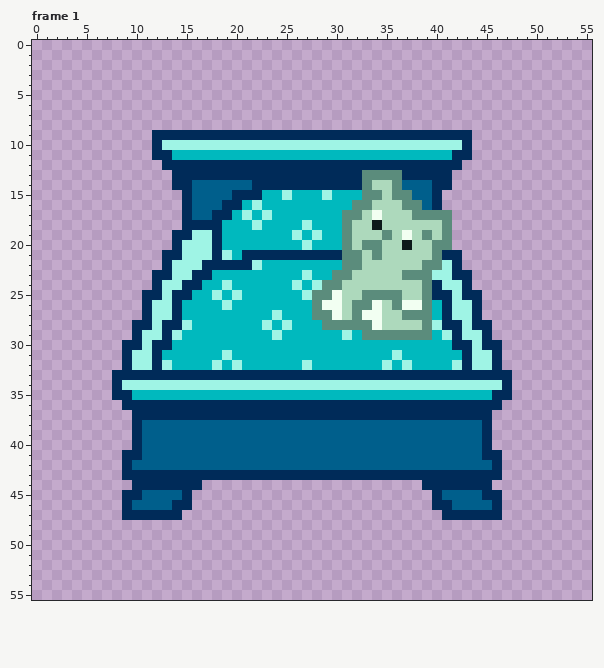
File history of a pixel-art file, assets/spritesheet/Furniture2.aseprite. This is how it looked before the edit.
56x56 pixels, 9 frames. Shown: frame 1. The commit also changed other frames, which this record leaves out.
Once edited:
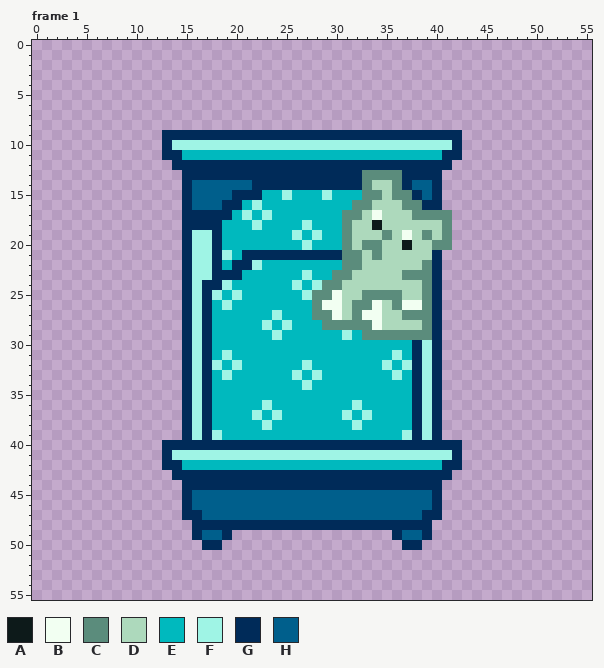
Palette (. is transparent): A #0d1a1a  B #f2fff2  C #5b8c7c  D #add9bc  E #00b9be  F #9ff4e5  G #002b59  H #005f8c
What changed:
--- frame 1
@@ x 0..55 @@
  8 ........................................................
- 9 ............GGGGGGGGGGGGGGGGGGGGGGGGGGGGGGGG............
-10 ............GFFFFFFFFFFFFFFFFFFFFFFFFFFFFFFG............
-11 ............GGEEEEEEEEEEEEEEEEEEEEEEEEEEEEGG............
-12 .............GGGGGGGGGGGGGGGGGGGGGGGGGGGGGG.............
-13 ..............GGGGGGGGGGGGGGGGGGGCCCCGGGGG..............
-14 ..............GGHHHHHHGGGGGGGGGGGCDDCHHHGG..............
-15 ...............GHHHHGGGEEFEEEFEEECCDCCHHG...............
-16 ...............GHHHGGEFEEEEEEEEECCDDDCCHG...............
-17 ...............GHHGGEFEFEEEEEEECCDBDDDCCCC..............
+ 9 .............GGGGGGGGGGGGGGGGGGGGGGGGGGGGGG.............
+10 .............GFFFFFFFFFFFFFFFFFFFFFFFFFFFFG.............
+11 .............GGEEEEEEEEEEEEEEEEEEEEEEEEEEGG.............
+12 ..............GGGGGGGGGGGGGGGGGGGGGGGGGGGG..............
+13 ...............GGGGGGGGGGGGGGGGGGCCCCGGGG...............
+14 ...............GHHHHHHGGGGGGGGGGGCDDCGHHG...............
+15 ...............GHHHHGGGEEFEEEFEEECCDCCGHG...............
+16 ...............GHHHGGEFEEEEEEEEECCDDDCCGG...............
+17 ...............GGGGGEFEFEEEEEEECCDBDDDCCCC..............
 18 ...............GGGGEEEFEEEEFEEECDDADDDDDDC..............
-19 ..............GGFFGEEEEEEEFEFEECDDDCDBDCDC..............
-20 ..............GFFFGEEEEEEEEFEEECDCCDDADDCC..............
-21 .............GGFFFGFEGGGGGGGGGGCCDCDDDDDCGG.............
-22 .............GFFFGGGGGFEEEEEEEECCDDDDDDCCFG.............
-23 ............GGFFGGEEEEEEEEEFEECCDDDDDCCCFFGG............
-24 ............GFFGGEEFEEEEEEFEFCCDDDDDDDDCGFFG............
-25 ...........GGFGGEEFEFEEEEEEFCCBDDCCCCDDCGGFGG...........
-26 ...........GFFGEEEEFEEEEEEEECBBDCCBDCBBCEGFFG...........
-27 ...........GFFGEEEEEEEEEFEEECCBDCBBDDCCCEGFFG...........
-28 ..........GGFGGFEEEEEEEFEFEEECCCCCBDDDDCFGGFGG..........
-29 ..........GFFGFEEEEEEEEEFEEEEEEFECCCCCCCEFGFFG..........
-30 .........GGFGGEEEEEEEEEEEEEEEEEEEEEEEEEEEEGGFGG.........
-31 .........GFFGEEEEEEFEEEEEEEEEEEEEEEEFEEEEEEGFFG.........
-32 .........GFFGFEEEEFEFEEEEEEFEEEEEEEFEFEEEEFGFFG.........
-33 ........GGGGGGGGGGGGGGGGGGGGGGGGGGGGGGGGGGGGGGGG........
-34 ........GFFFFFFFFFFFFFFFFFFFFFFFFFFFFFFFFFFFFFFG........
-35 ........GGEEEEEEEEEEEEEEEEEEEEEEEEEEEEEEEEEEEEGG........
-36 .........GGGGGGGGGGGGGGGGGGGGGGGGGGGGGGGGGGGGGG.........
-37 ..........GGGGGGGGGGGGGGGGGGGGGGGGGGGGGGGGGGGG..........
-38 ..........GHHHHHHHHHHHHHHHHHHHHHHHHHHHHHHHHHHG..........
-39 ..........GHHHHHHHHHHHHHHHHHHHHHHHHHHHHHHHHHHG..........
-40 ..........GHHHHHHHHHHHHHHHHHHHHHHHHHHHHHHHHHHG..........
-41 .........GGHHHHHHHHHHHHHHHHHHHHHHHHHHHHHHHHHHGG.........
-42 .........GHHHHHHHHHHHHHHHHHHHHHHHHHHHHHHHHHHHHG.........
-43 .........GGGGGGGGGGGGGGGGGGGGGGGGGGGGGGGGGGGGGG.........
-44 ..........GGGGGGG......................GGGGGGG..........
-45 .........GGHHHHG........................GHHHHGG.........
-46 .........GHHHHGG........................GGHHHHG.........
-47 .........GGGGGG..........................GGGGGG.........
-48 ........................................................
-49 ........................................................
-50 ........................................................
+19 ...............GFFGEEEEEEEFEFEECDDDCDBDCDC..............
+20 ...............GFFGEEEEEEEEFEEECDCCDDADDCC..............
+21 ...............GFFGFEGGGGGGGGGGCCDCDDDDDG...............
+22 ...............GFFGEGGFEEEEEEEECCDDDDDDCG...............
+23 ...............GFFGGGEEEEEEFEECCDDDDDCCCG...............
+24 ...............GFGGFEEEEEEFEFCCDDDDDDDDCG...............
+25 ...............GFGFEFEEEEEEFCCBDDCCCCDDCG...............
+26 ...............GFGEFEEEEEEEECBBDCCBDCBBCG...............
+27 ...............GFGEEEEEEFEEECCBDCBBDDCCCG...............
+28 ...............GFGEEEEEFEFEEECCCCCBDDDDCG...............
+29 ...............GFGEEEEEEFEEEEEEFECCCCCCCG...............
+30 ...............GFGEEEEEEEEEEEEEEEEEEEEGFG...............
+31 ...............GFGEFEEEEEEEEEEEEEEEEFEGFG...............
+32 ...............GFGFEFEEEEEEFEEEEEEEFEFGFG...............
+33 ...............GFGEFEEEEEEFEFEEEEEEEFEGFG...............
+34 ...............GFGEEEEEEEEEFEEEEEEEEEEGFG...............
+35 ...............GFGEEEEEEEEEEEEEEEEEEEEGFG...............
+36 ...............GFGEEEEEFEEEEEEEEFEEEEEGFG...............
+37 ...............GFGEEEEFEFEEEEEEFEFEEEEGFG...............
+38 ...............GFGEEEEEFEEEEEEEEFEEEEEGFG...............
+39 ...............GFGFEEEEEEEEEEEEEEEEEEFGFG...............
+40 .............GGGGGGGGGGGGGGGGGGGGGGGGGGGGGG.............
+41 .............GFFFFFFFFFFFFFFFFFFFFFFFFFFFFG.............
+42 .............GGEEEEEEEEEEEEEEEEEEEEEEEEEEGG.............
+43 ..............GGGGGGGGGGGGGGGGGGGGGGGGGGGG..............
+44 ...............GGGGGGGGGGGGGGGGGGGGGGGGGG...............
+45 ...............GHHHHHHHHHHHHHHHHHHHHHHHHG...............
+46 ...............GHHHHHHHHHHHHHHHHHHHHHHHHG...............
+47 ...............GGHHHHHHHHHHHHHHHHHHHHHHGG...............
+48 ................GGGGGGGGGGGGGGGGGGGGGGGG................
+49 ................GHHG................GHHG................
+50 .................GG..................GG.................
 51 ........................................................
Pixel boxes of the changes (left, top, right, bottom) in both pictures:
changed: (112, 130, 512, 550)
